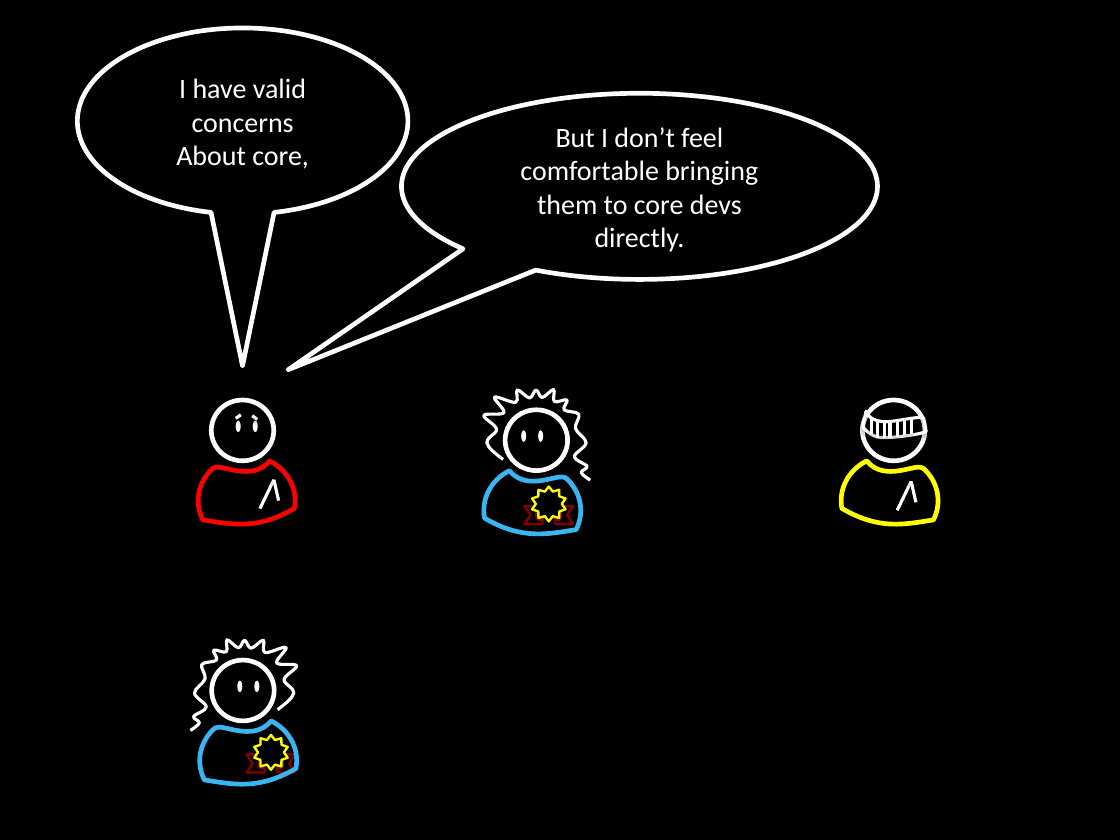
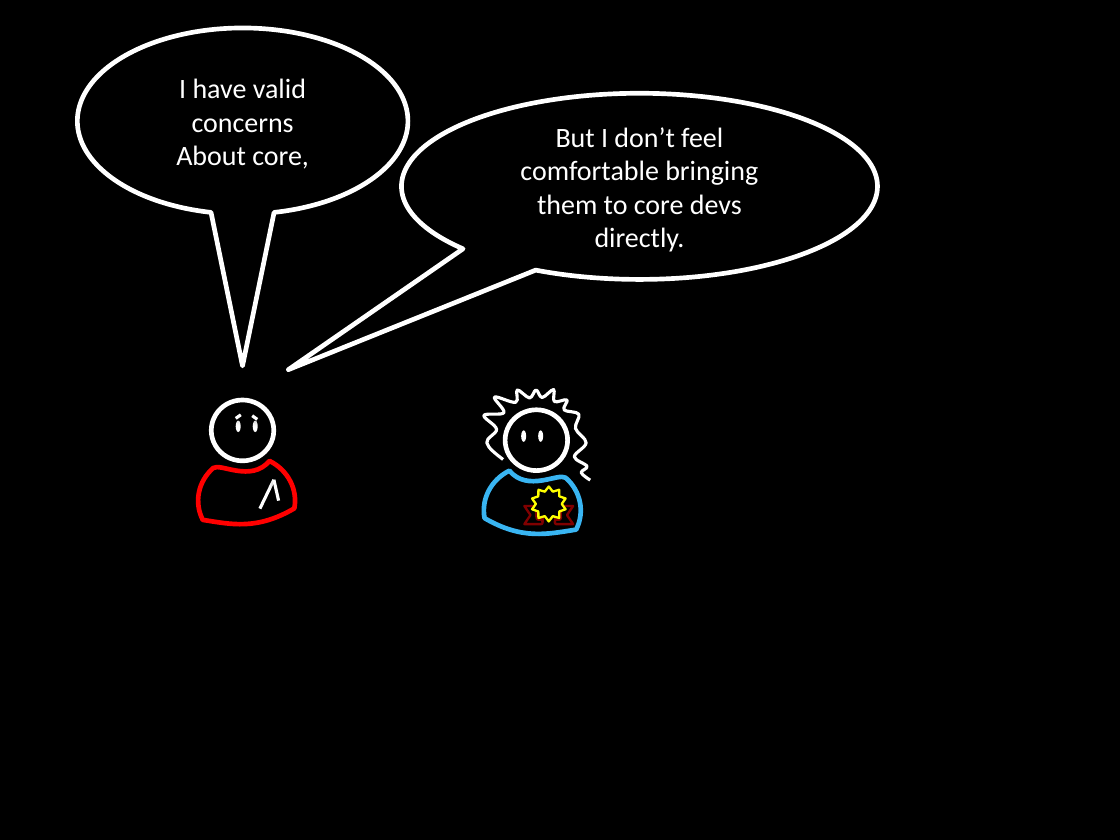
Before and after one commit to socketwench/exampleModuleAintCore, a slide deck: slide 101 of src/exampleModuleAintCore.pptx (slide 99 before the commit). Drawn at 1120x840 pixels with LibreOffice and Linux fonts; fonts in the diff are those of the drawing. Boxes give left, top, right and bottom in pixels: in the first picture for what was removed or moved away, otherwise in the second. Text is boxed around its words. In the diff, an @@ line names an element or a change of style, - is before the commit and + after.

```diff
--- a/src/exampleModuleAintCore.pptx
+++ b/src/exampleModuleAintCore.pptx
@@ group removed at [841,400,939,525]: 9 lines, 2 freeform shapes, 1 ellipse @@
@@ group removed at [190,640,297,785]: 2 freeform shapes, 2 ellipses @@
@@ ellipse removed at [212,660,274,720] @@
@@ ribbon removed at [246,745,296,772] @@
@@ star removed at [254,735,288,769] @@
```
Also in this commit, not shown: 12 slides added, 2 other files.
